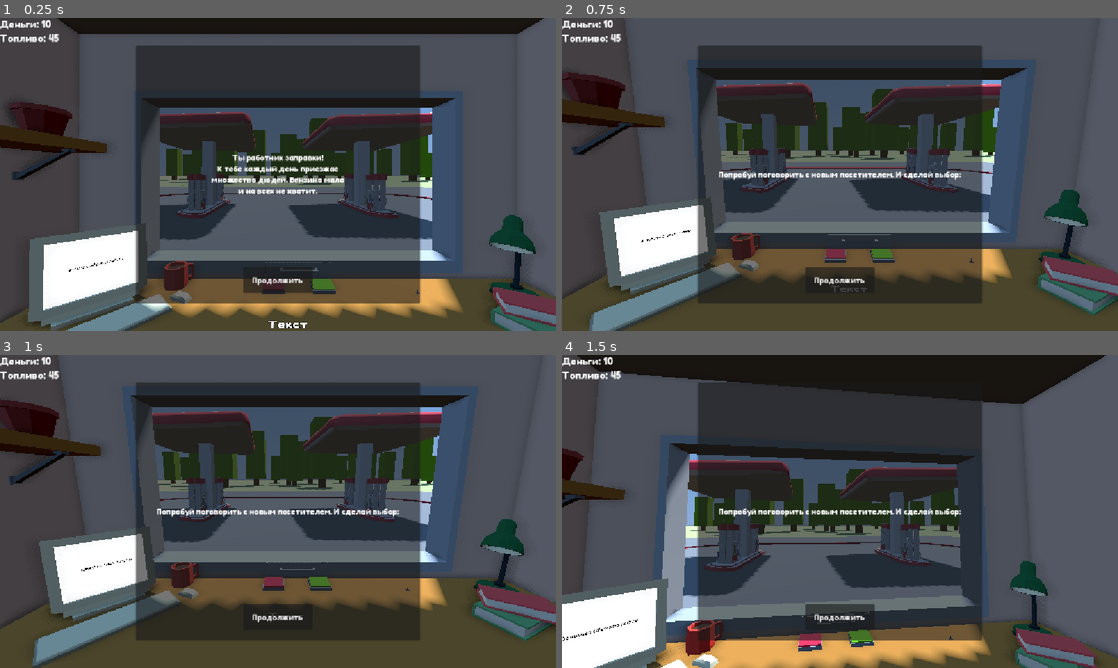
Above: before the commit, frames 1-4 (two rows, left to right).
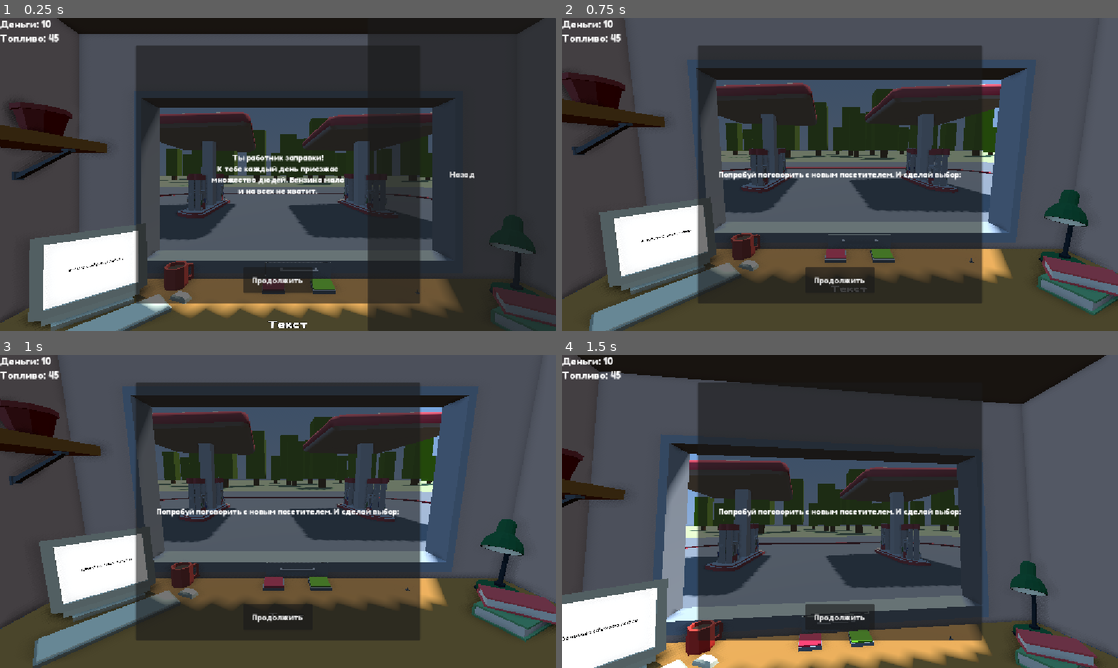
Above: after the commit, the same moments.

Repository: RolicsVin/AZS
Game: Godot game, scene res://scenes/game.tscn
Same seed, same stepped clock (60 frames per second), same inputs: the game is played once before the commit and once after it. This scene is started directly instead of the project's main scene.
Inputs (mouse positions are in pixels of both pictures, inside the frame that each line leads up to):
- Up to frame 1 (0.25 s): no input
- Up to frame 2 (0.75 s): click "Продолжить" at 0.5 s
- Up to frame 3 (1 s): no input
- Up to frame 4 (1.5 s): tap Enter (ui_accept) at 1.25 s; move the mouse to (962, 495) at 1.27 s; hold Right (ui_right) from 1.28 s (still down); click (962, 495) at 1.35 s

The runs differ from the first frame. In frame 1, 26% of the frame differs, in the area x 66-100%, y 0-100%; in frame 2, nothing differs; in frame 3, nothing differs; in frame 4, nothing differs.

Commit message:
Update Game.tsn

Diff:
--- a/scenes/game.tscn
+++ b/scenes/game.tscn
@@ -476,6 +476,33 @@
 [sub_resource type="BoxShape3D" id="BoxShape3D_oq1mk"]
 size = Vector3(1.4253235, 0.6828613, 0.20532227)
 
+[sub_resource type="StyleBoxFlat" id="StyleBoxFlat_l30wr"]
+bg_color = Color(0.6, 0.6, 0.6, 0)
+
+[sub_resource type="StyleBoxFlat" id="StyleBoxFlat_ttpub"]
+bg_color = Color(0.6, 0.6, 0.6, 0)
+
+[sub_resource type="StyleBoxFlat" id="StyleBoxFlat_7tnp4"]
+bg_color = Color(0.6, 0.6, 0.6, 0)
+
+[sub_resource type="StyleBoxFlat" id="StyleBoxFlat_f8rbl"]
+bg_color = Color(0.6, 0.6, 0.6, 0)
+border_width_left = 5
+border_width_top = 5
+border_width_right = 5
+border_width_bottom = 5
+border_color = Color(1, 1, 1, 1)
+corner_radius_top_left = 20
+corner_radius_top_right = 20
+corner_radius_bottom_right = 20
+corner_radius_bottom_left = 20
+
+[sub_resource type="StyleBoxFlat" id="StyleBoxFlat_owdg2"]
+bg_color = Color(0.6, 0.6, 0.6, 0)
+
+[sub_resource type="StyleBoxFlat" id="StyleBoxFlat_hnexy"]
+bg_color = Color(0.6, 0.6, 0.6, 0)
+
 [sub_resource type="LabelSettings" id="LabelSettings_pr1ej"]
 font = ExtResource("47_8qswn")
 outline_size = 3
@@ -773,33 +800,6 @@
 font = ExtResource("47_8qswn")
 font_size = 23
 
-[sub_resource type="StyleBoxFlat" id="StyleBoxFlat_l30wr"]
-bg_color = Color(0.6, 0.6, 0.6, 0)
-
-[sub_resource type="StyleBoxFlat" id="StyleBoxFlat_ttpub"]
-bg_color = Color(0.6, 0.6, 0.6, 0)
-
-[sub_resource type="StyleBoxFlat" id="StyleBoxFlat_7tnp4"]
-bg_color = Color(0.6, 0.6, 0.6, 0)
-
-[sub_resource type="StyleBoxFlat" id="StyleBoxFlat_f8rbl"]
-bg_color = Color(0.6, 0.6, 0.6, 0)
-border_width_left = 5
-border_width_top = 5
-border_width_right = 5
-border_width_bottom = 5
-border_color = Color(0, 0, 0, 1)
-corner_radius_top_left = 20
-corner_radius_top_right = 20
-corner_radius_bottom_right = 20
-corner_radius_bottom_left = 20
-
-[sub_resource type="StyleBoxFlat" id="StyleBoxFlat_owdg2"]
-bg_color = Color(0.6, 0.6, 0.6, 0)
-
-[sub_resource type="StyleBoxFlat" id="StyleBoxFlat_hnexy"]
-bg_color = Color(0.6, 0.6, 0.6, 0)
-
 [sub_resource type="ShaderMaterial" id="ShaderMaterial_i4re6"]
 shader = ExtResource("48_rm0al")
 shader_parameter/lod = 2.0
@@ -812,7 +812,7 @@
 web = NodePath("UI/Control/Panel")
 event_panel = NodePath("UI/Panel")
 dialog = NodePath("UI/Dialog")
-back_button = NodePath("UI/Button")
+back_button = NodePath("UI/Control/Panel/ScrollContainer/VBoxContainer/Button")
 anim = NodePath("AnimationPlayer")
 transition_overlay = NodePath("TransitionLayer/TransitionOverlay")
 
@@ -1644,7 +1644,6 @@
 mouse_filter = 2
 
 [node name="Panel" type="Panel" parent="UI/Control" unique_id=335995691 node_paths=PackedStringArray("container")]
-visible = false
 layout_mode = 1
 anchors_preset = 15
 anchor_right = 1.0
@@ -1666,6 +1665,18 @@
 layout_mode = 2
 size_flags_horizontal = 3
 size_flags_vertical = 3
+
+[node name="Button" type="Button" parent="UI/Control/Panel/ScrollContainer/VBoxContainer" unique_id=1068076007]
+layout_mode = 2
+size_flags_vertical = 3
+theme_override_fonts/font = ExtResource("47_8qswn")
+theme_override_styles/normal = SubResource("StyleBoxFlat_l30wr")
+theme_override_styles/normal_mirrored = SubResource("StyleBoxFlat_ttpub")
+theme_override_styles/pressed = SubResource("StyleBoxFlat_7tnp4")
+theme_override_styles/hover = SubResource("StyleBoxFlat_f8rbl")
+theme_override_styles/disabled = SubResource("StyleBoxFlat_owdg2")
+theme_override_styles/focus = SubResource("StyleBoxFlat_hnexy")
+text = "Назад"
 
 [node name="Dialog" type="Control" parent="UI" unique_id=624629380 node_paths=PackedStringArray("container", "choice_visual", "camera")]
 visible = false
@@ -1793,14 +1804,6 @@
 theme_override_fonts/font = ExtResource("47_8qswn")
 text = "Продолжить"
 
-[node name="Button" type="Button" parent="UI" unique_id=1068076007]
-visible = false
-layout_mode = 1
-offset_right = 210.0
-offset_bottom = 86.0
-theme_override_fonts/font = ExtResource("47_8qswn")
-text = "Назад"
-
 [node name="UI2" type="Control" parent="." unique_id=264580989]
 layout_mode = 3
 anchors_preset = 15
@@ -1948,7 +1951,7 @@
 [connection signal="pressed" from="Buttons/Deny" to="." method="deny"]
 [connection signal="pressed" from="Buttons/SocialNetworks" to="." method="open_web"]
 [connection signal="pressed" from="Dialog" to="." method="start_dialog"]
+[connection signal="pressed" from="UI/Control/Panel/ScrollContainer/VBoxContainer/Button" to="." method="player_continue"]
 [connection signal="pressed" from="UI/Panel/Button" to="." method="player_continue"]
-[connection signal="pressed" from="UI/Button" to="." method="player_continue"]
 [connection signal="pressed" from="Pause/Control/PanelContainer/Control/VBoxContainer/resume" to="Pause" method="_on_resume_pressed"]
 [connection signal="pressed" from="Pause/Control/PanelContainer/Control/VBoxContainer/quit" to="Pause" method="_on_quit_pressed"]
